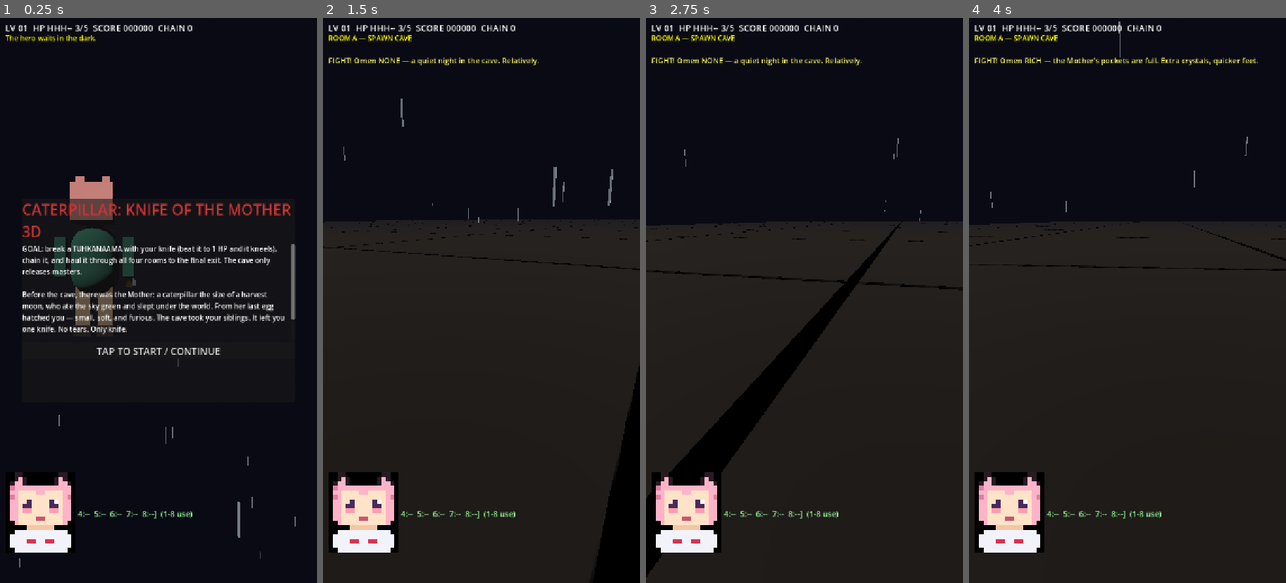
Above: before the commit, frames 1-4 (left to right).
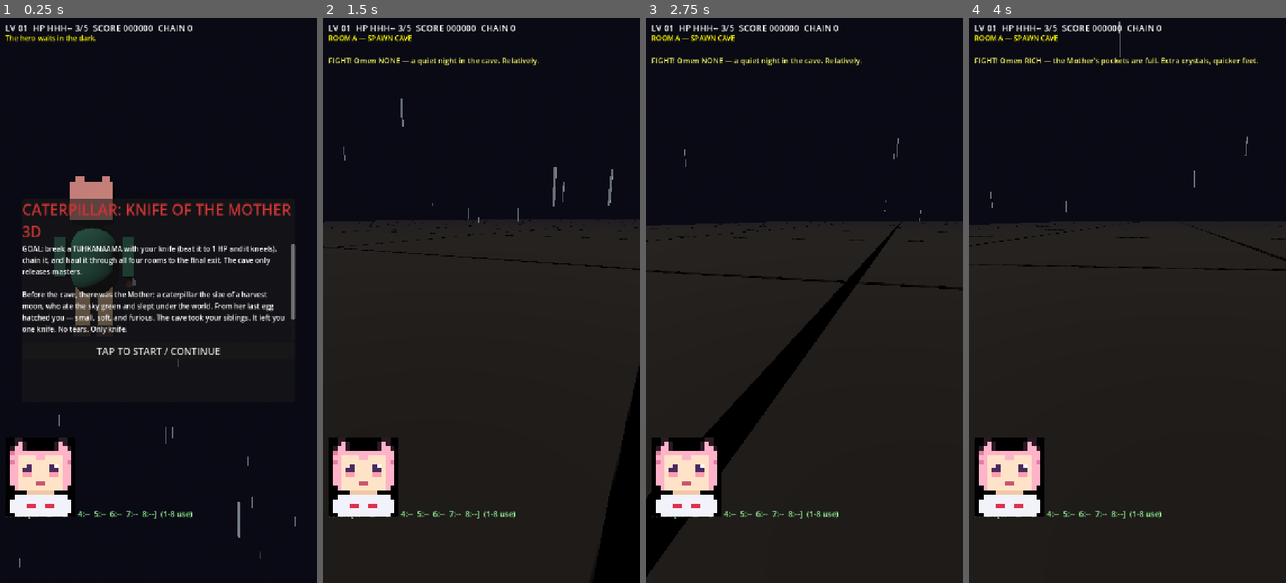
Above: after the commit, the same moments.

Repository: taistelupelto-rgb/tuomon-oma-videopeli
Game: Godot game, scene res://main.tscn
Same seed, same stepped clock (60 frames per second), same inputs: the game is played once before the commit and once after it.
Inputs (mouse positions are in pixels of both pictures, inside the frame that each line leads up to):
- Up to frame 1 (0.25 s): no input
- Up to frame 2 (1.5 s): click "TAP TO START / CONTINUE" at 0.5 s; tap Enter at 1.25, 1.35 s; move the mouse to (551, 272) at 1.27 s; hold Right from 1.28 s (still down); click (551, 272) at 1.42 s
- Up to frame 3 (2.75 s): tap Space at 1.52 s; release Right at 2 s; drag from (741, 328) to (788, 413) at 2.02 s
- Up to frame 4 (4 s): move the mouse to (1159, 176) at 2.77 s; hold Right 2.78-3.5 s; tap R at 2.85 s; click (1159, 176) at 2.92 s; drag from (1111, 413) to (1032, 215) at 3.52 s

The runs differ from the first frame. In frame 1, 3.5% of the frame differs, in the area x 1-23%, y 74-95%; in frame 2, 4.1%, in the area x 1-24%, y 74-95%; in frame 3, 3.8%; in frame 4, 4.1%.

Commit message:
feat: codex and restart buttons on phone, portrait clears joystick
? toggles codex, NEW restarts from pause.
Portrait moved above joystick, no overlap.

Diff:
--- a/main.gd
+++ b/main.gd
@@ -1276,9 +1276,9 @@
 	portrait.texture = load("res://assets/femboy.png") as Texture2D
 	portrait.set_anchors_preset(Control.PRESET_BOTTOM_LEFT)
 	portrait.offset_left = 12
-	portrait.offset_top = -250
+	portrait.offset_top = -330
 	portrait.offset_right = 76
-	portrait.offset_bottom = -178
+	portrait.offset_bottom = -258
 	portrait.custom_minimum_size = Vector2(64, 72)
 	portrait.stretch_mode = TextureRect.STRETCH_KEEP_ASPECT
 	portrait.texture_filter = CanvasItem.TEXTURE_FILTER_NEAREST
@@ -1419,6 +1419,30 @@
 	pausb.mouse_filter = Control.MOUSE_FILTER_STOP
 	pausb.pressed.connect(_on_pause_button)
 	touch_layer.add_child(pausb)
+	var codex := Button.new()
+	codex.text = "?"
+	codex.set_anchors_preset(Control.PRESET_TOP_LEFT)
+	codex.offset_left = 12
+	codex.offset_top = 170
+	codex.offset_right = 76
+	codex.offset_bottom = 234
+	codex.add_theme_font_size_override("font_size", 22)
+	codex.focus_mode = Control.FOCUS_NONE
+	codex.mouse_filter = Control.MOUSE_FILTER_STOP
+	codex.pressed.connect(_on_codex_button)
+	touch_layer.add_child(codex)
+	var newb := Button.new()
+	newb.text = "NEW"
+	newb.set_anchors_preset(Control.PRESET_TOP_LEFT)
+	newb.offset_left = 12
+	newb.offset_top = 242
+	newb.offset_right = 76
+	newb.offset_bottom = 282
+	newb.add_theme_font_size_override("font_size", 16)
+	newb.focus_mode = Control.FOCUS_NONE
+	newb.mouse_filter = Control.MOUSE_FILTER_STOP
+	newb.pressed.connect(_on_new_button)
+	touch_layer.add_child(newb)
 
 func _on_eat_button() -> void:
 	if state != "play" or paused_game:
@@ -1432,6 +1456,18 @@
 	if state == "play":
 		paused_game = not paused_game
 		_refresh_overlays()
+
+func _on_codex_button() -> void:
+	if state == "play":
+		codex_panel.visible = not codex_panel.visible
+
+func _on_new_button() -> void:
+	if state != "play":
+		return
+	if paused_game:
+		start_run(int(Time.get_unix_time_from_system()) % 100000)
+	else:
+		announce("Pause first: II, then NEW.")
 
 func _refresh_hud() -> void:
 	var hearts := ""
